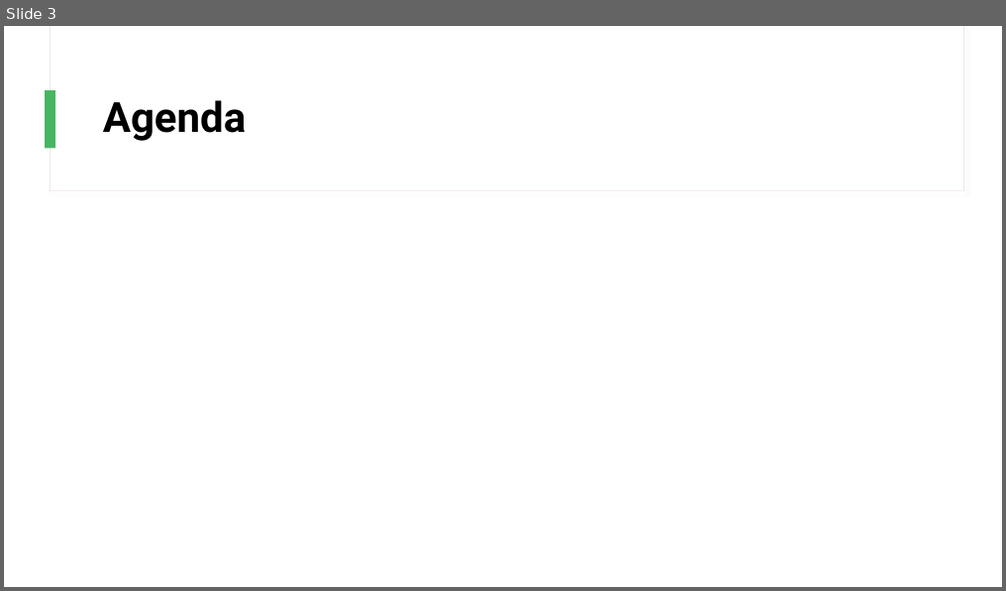
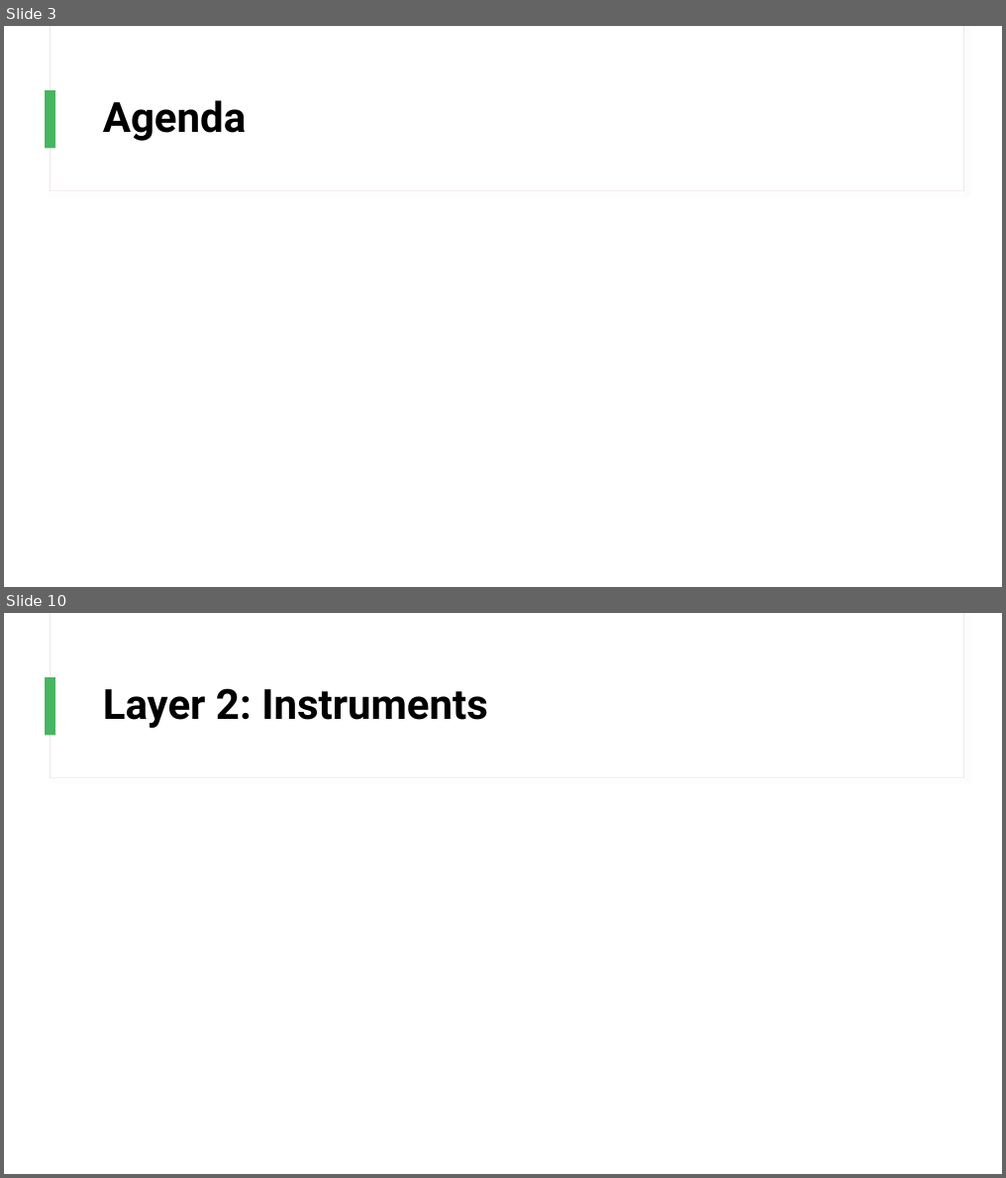
Before and after one commit to chan-chris/Metis_proj5, a slide deck: presentations/jazz_recs.pptx. Shown one above the other, each under a label of ours: slide 3 before the commit, slides 3 and 10 after it; the slides between them are not shown. The pictures are 1006x591 and 1006x1178 pixels, drawn with LibreOffice and Linux fonts; fonts in the diff are those of the drawing. Boxes give left, top, right and bottom in pixels: in the first picture for what was removed or moved away, otherwise in the second. Text is boxed around its words. In the diff, an @@ line names an element or a change of style, - is before the commit and + after.

```diff
--- a/presentations/jazz_recs.pptx
+++ b/presentations/jazz_recs.pptx
@@ slide 10 added at (x1=4, y1=613, x2=1002, y2=1174), background #FFFFFF; not listed: 3 template elements that a slide beside it also shows @@
@@ title added at (x1=103, y1=688, x2=488, y2=728), 40 pt, text #000000, bold @@
+Layer 2: Instruments
```
Also in this commit, not shown: 4 slides changed, 5 other slides added, 2 slides removed, 11 other files.
